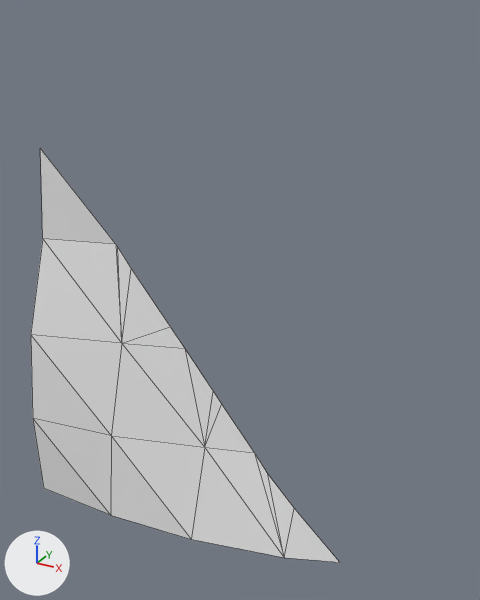
What one commit did to the OBJ model SourceAssets/Terrain/EastsideTrail/EastsideTrail_Concrete_8_4.obj.
Both versions are drawn from a 50 mm camera at (30866.0, -982.0, 91716.0) aimed at (30679.0, -641.0, 91546.0). Arrows for +X, +Y and +Z are at lower left; the lights stay in place. The older version comes first. Mesh edges are drawn as thin lines. Where no turn or scale is listed for an object, it has been applied to the vertices.

Objects in the first picture: 'EastsideTrail_Concrete_8_4'.
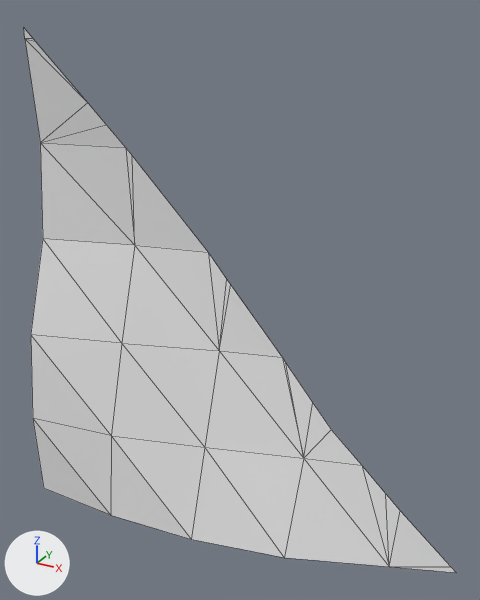
Boxes (x1, y1, x2, y2) around the edits, measured in the pictures (480 x 600 px):
```json
{"object": "EastsideTrail_Concrete_8_4", "change": "reshaped", "before": [31, 148, 339, 562], "after": [24, 28, 456, 573], "on screen": "40% wider, 32% taller"}
{"part": 1, "of": "me_eastsidetrail_concrete_8_4", "change": "built on", "before": [40, 148, 339, 562], "after": [24, 28, 456, 573]}
```

Scene script edits in JSON lines:
```json
{"block": "me_eastsidetrail_concrete_8_4", "where": "# used by ob_eastsidetrail_concrete_8_4; location = (0.0, 0.0, 0.0)"}
{"op": "remove", "block": "me_eastsidetrail_concrete_8_4", "code": "me_eastsidetrail_concrete_8_4.from_pydata(...)  # 22 vertices, 23 faces; spans x 30522.0..30758.0, y -684.0..-635.0, z 91365.0..91628.0"}
{"op": "add", "block": "me_eastsidetrail_concrete_8_4", "code": "me_eastsidetrail_concrete_8_4.from_pydata(...)  # 35 vertices, 39 faces; spans x 30522.0..30831.0, y -684.0..-613.0, z 91365.0..91705.0"}
{"block": "me_eastsidetrail_concrete_8_4", "change": "me_eastsidetrail_concrete_8_4 part 1"}
{"block": "me_eastsidetrail_concrete_8_4", "change": "12 vertices are removed from x 30522.0..30758.0, y -643.0..-635.0, z 91365.0..91628.0"}
{"block": "me_eastsidetrail_concrete_8_4", "change": "14 faces are deleted"}
{"block": "me_eastsidetrail_concrete_8_4", "change": "25 vertices are added at x 30522.0..30831.0, y -645.0..-613.0, z 91365.0..91705.0"}
{"block": "me_eastsidetrail_concrete_8_4", "change": "30 new faces join them"}
```
